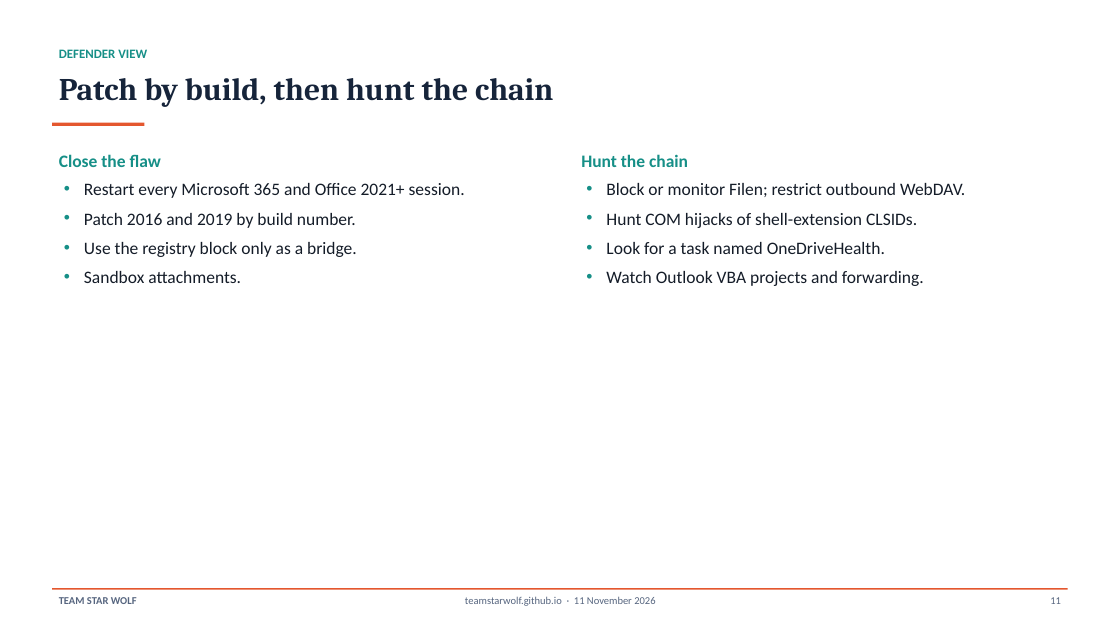
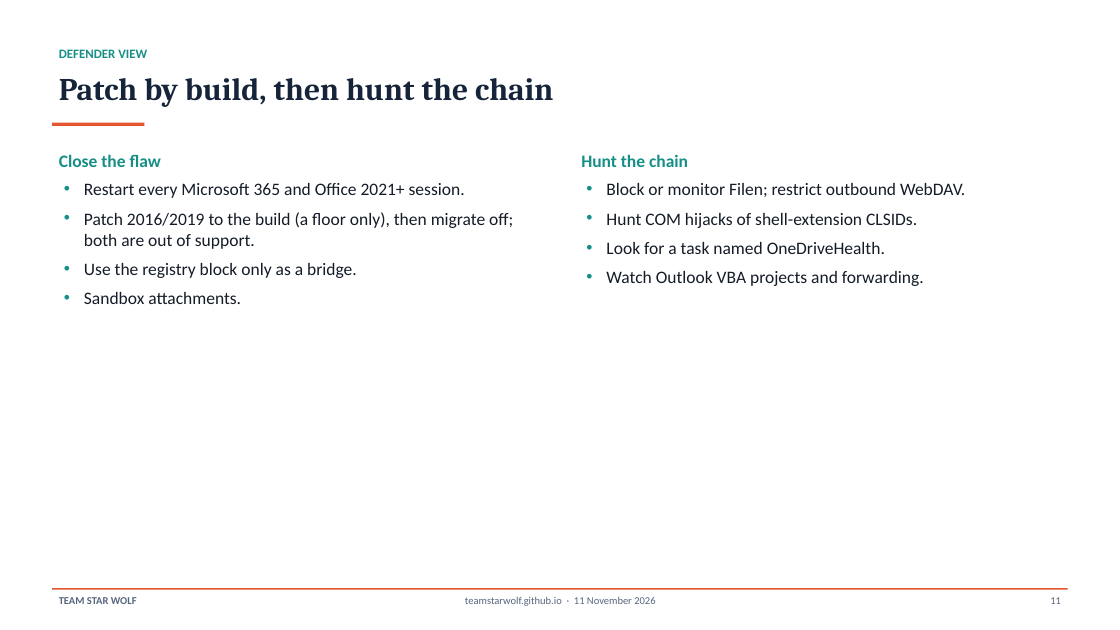
Before and after one commit to TeamStarWolf/TeamStarWolf, a slide deck: slide 11 of case-studies/slides/Microsoft_Office_CVE_2026_21509_Case_Study.pptx. Drawn at 1120x630 pixels with LibreOffice and Linux fonts; fonts in the diff are those of the drawing. Boxes give left, top, right and bottom in pixels: in the first picture for what was removed or moved away, otherwise in the second. Text is boxed around its words. In the diff, an @@ line names an element or a change of style, - is before the commit and + after.

```diff
--- a/case-studies/slides/Microsoft_Office_CVE_2026_21509_Case_Study.pptx
+++ b/case-studies/slides/Microsoft_Office_CVE_2026_21509_Case_Study.pptx
@@ text at box(84, 212, 513, 249): text changed @@
-• Patch 2016 and 2019 by build number.
+• Patch 2016/2019 to the build (a floor only), then migrate off; both are out of support.
```
Also in this commit, not shown: 1 other slide changed, 3 other files.
